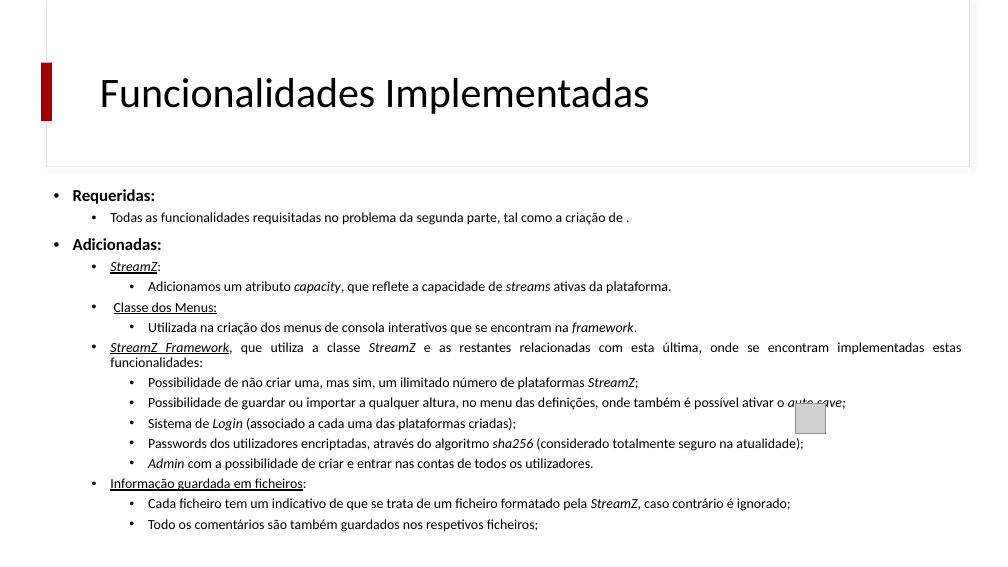
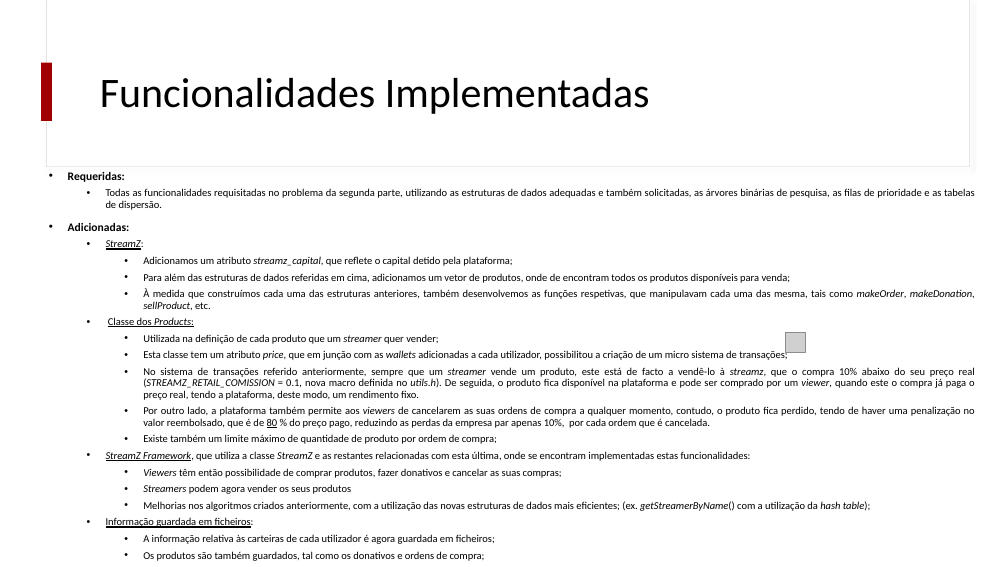
Before and after one commit to lucascalvet/2020_21_AEDA_StreamZ, a slide deck: slide 7 of StreamZ_presentation (part 2).pptx. Drawn at 1008x567 pixels with LibreOffice and Linux fonts; fonts in the diff are those of the drawing; grey boxes stand for pictures. Boxes give left, top, right and bottom in pixels: in the first picture for what was removed or moved away, otherwise in the second. Text is boxed around its words. In the diff, an @@ line names an element or a change of style, - is before the commit and + after.

Commit message:
Added seacr streamer and deactivated account in framework

```diff
--- a/StreamZ_presentation (part 2).pptx
+++ b/StreamZ_presentation (part 2).pptx
@@ text "Requeridas:": place and size @@
-text "Requeridas:" at bbox=[73, 189, 962, 532]
+text "Requeridas:" at bbox=[68, 172, 975, 561]
@@ text at bbox=[68, 172, 751, 528]: size 16 to 11 pt in "Requeridas:", "Adicionadas:"; size 13.2 to 10 pt in "StreamZ:", "StreamZ Framework, que utiliza a classe StreamZ ...", "Informação guardada em ficheiros:" @@
@@ text at bbox=[106, 188, 975, 210]: text changed; size 13.2 to 10 pt @@
-  • Todas as funcionalidades requisitadas no problema da segunda parte, tal como a criação de .
+  • Todas as funcionalidades requisitadas no problema da segunda parte, utilizando as estruturas de dados adequadas e também solicitadas, as árvores binárias de pesquisa, as filas de prioridade e as tabelas de dispersão.
@@ text at bbox=[108, 256, 975, 444]: text changed; size 13.2 to 10 pt @@
-    • Adicionamos um atributo capacity, que reflete a capacidade de streams ativas da plataforma.
-  • Classe dos Menus:
-    • Utilizada na criação dos menus de consola interativos que se encontram na framework.
+    • Adicionamos um atributo streamz_capital, que reflete o capital detido pela plataforma;
+    • Para além das estruturas de dados referidas em cima, adicionamos um vetor de produtos, onde de encontram todos os produtos disponíveis para venda;
+    • À medida que construímos cada uma das estruturas anteriores, também desenvolvemos as funções respetivas, que manipulavam cada uma das mesma, tais como makeOrder, makeDonation, sellProduct, etc.
+  • Classe dos Products:
+    • Utilizada na definição de cada produto que um streamer quer vender;
+    • Esta classe tem um atributo price, que em junção com as wallets adicionadas a cada utilizador, possibilitou a criação de um micro sistema de transações;
+    • No sistema de transações referido anteriormente, sempre que um streamer vende um produto, este está de facto a vendê-lo à streamz, que o compra 10% abaixo do seu preço real (STREAMZ_RETAIL_COMISSION = 0.1, nova macro definida no utils.h). De seguida, o produto fica disponível na plataforma e pode ser comprado por um viewer, quando este o compra já paga o preço real, tendo a plataforma, deste modo, um rendimento fixo.
+    • Por outro lado, a plataforma também permite aos viewers de cancelarem as suas ordens de compra a qualquer momento, contudo, o produto fica perdido, tendo de haver uma penalização no valor reembolsado, que é de 80 % do preço pago, reduzindo as perdas da empresa par apenas 10%, por cada ordem que é cancelada.
+    • Existe também um limite máximo de quantidade de produto por ordem de compra;
@@ picture: place and size @@
-picture at bbox=[796, 404, 826, 434]
+picture at bbox=[786, 332, 806, 352]
@@ text at bbox=[143, 468, 870, 511]: text changed; size 13.2 to 10 pt @@
-    • Possibilidade de não criar uma, mas sim, um ilimitado número de plataformas StreamZ;
-    • Possibilidade de guardar ou importar a qualquer altura, no menu das definições, onde também é possível ativar o auto save;
-    • Sistema de Login (associado a cada uma das plataformas criadas);
-    • Passwords dos utilizadores encriptadas, através do algoritmo sha256 (considerado totalmente seguro na atualidade);
-    • Admin com a possibilidade de criar e entrar nas contas de todos os utilizadores.
+    • Viewers têm então possibilidade de comprar produtos, fazer donativos e cancelar as suas compras;
+    • Streamers podem agora vender os seus produtos
+    • Melhorias nos algoritmos criados anteriormente, com a utilização das novas estruturas de dados mais eficientes; (ex. getStreamerByName() com a utilização da hash table);
@@ text at bbox=[143, 534, 495, 561]: text changed; size 13.2 to 10 pt @@
-    • Cada ficheiro tem um indicativo de que se trata de um ficheiro formatado pela StreamZ, caso contrário é ignorado;
-    • Todo os comentários são também guardados nos respetivos ficheiros;
+    • A informação relativa às carteiras de cada utilizador é agora guardada em ficheiros;
+    • Os produtos são também guardados, tal como os donativos e ordens de compra;
```
Also in this commit, not shown: 6 other slides changed, 6 other files.
